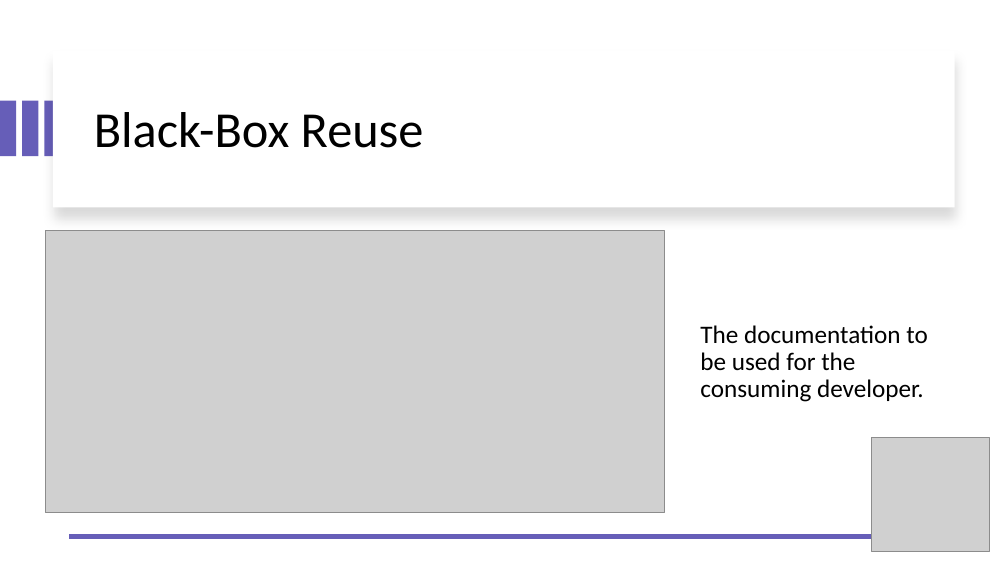
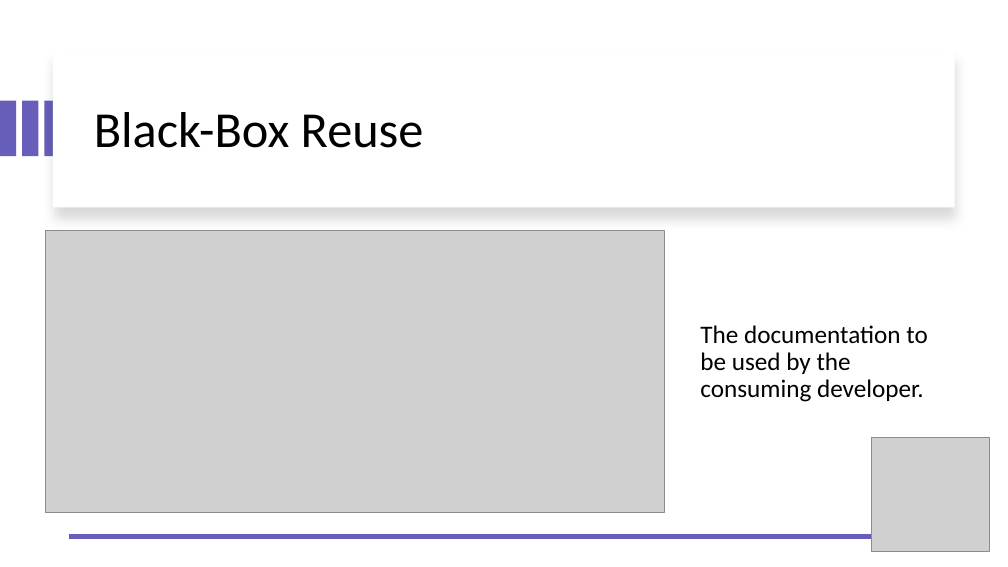
Before and after one commit to JoeBaxendale/project-3b, a slide deck: slide 12 of intro-showcase-demo/showcase-slides.pptx. Drawn at 1008x567 pixels with LibreOffice and Linux fonts; fonts in the diff are those of the drawing; grey boxes stand for pictures. Boxes give left, top, right and bottom in pixels: in the first picture for what was removed or moved away, otherwise in the second. Text is boxed around its words. In the diff, an @@ line names an element or a change of style, - is before the commit and + after.

```diff
--- a/intro-showcase-demo/showcase-slides.pptx
+++ b/intro-showcase-demo/showcase-slides.pptx
@@ text at box(700, 325, 927, 402): text changed @@
-The documentation to be used for the consuming developer.
+The documentation to be used by the consuming developer.
```
Also in this commit, not shown: 2 other files.
